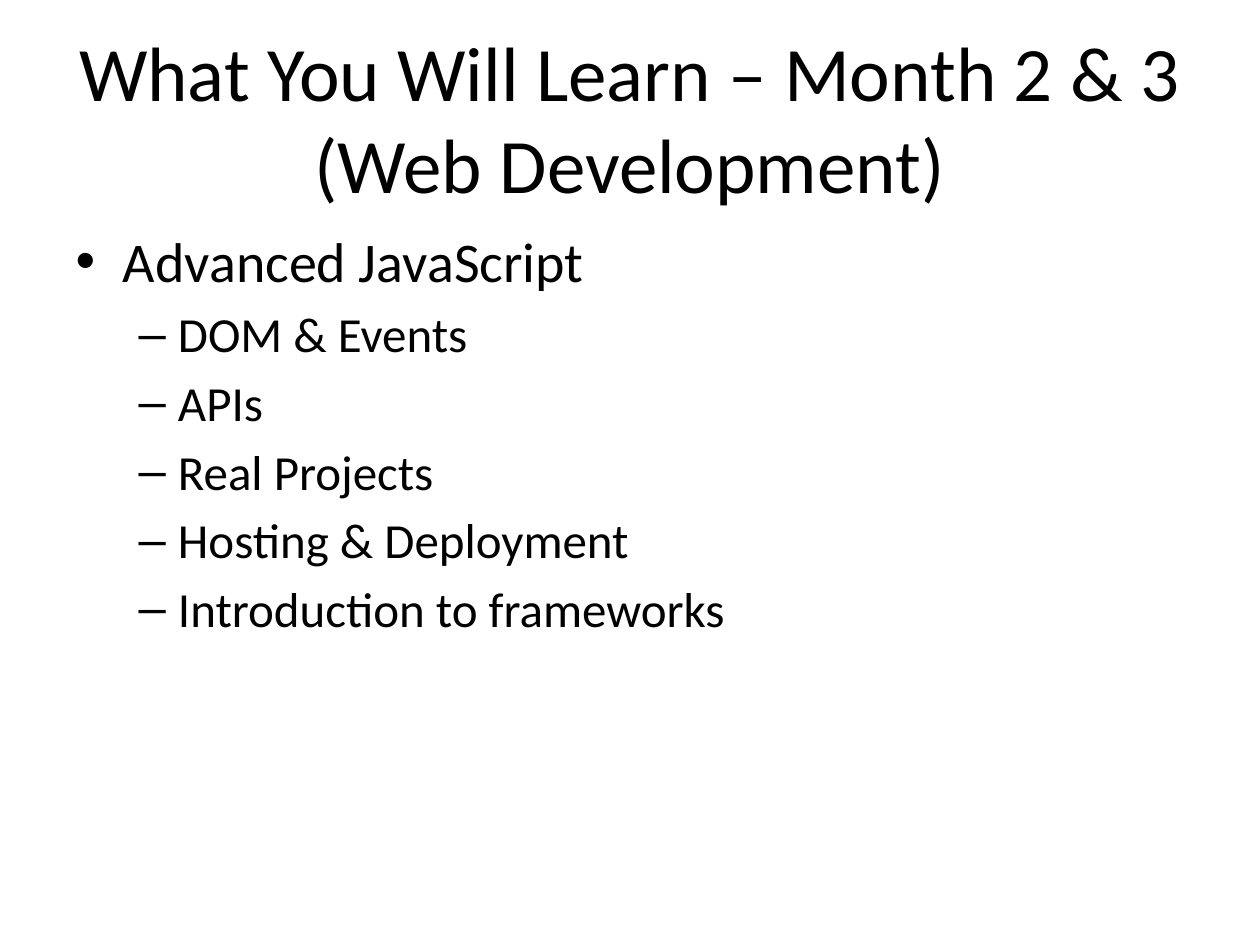
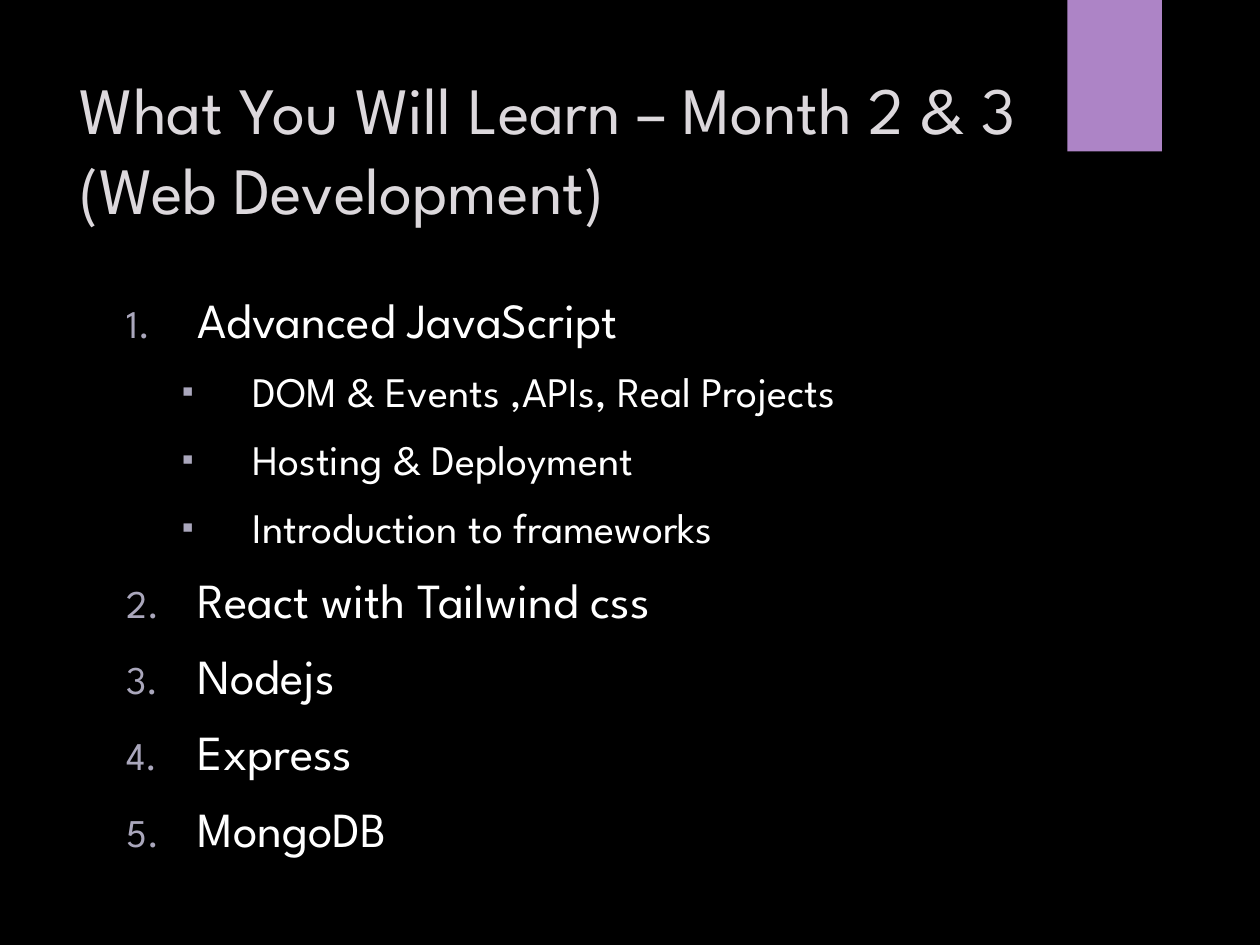
Before and after one commit to CodingBySahil/CorvitSystemPeshawarWeb, a slide deck: slide 11 of Web Designing Course/demo/Web_Designing_Demo_Class_Presentation.pptx (slide 7 before the commit). Drawn at 1260x945 pixels with LibreOffice and Linux fonts; fonts in the diff are those of the drawing; background and template pictures are left out. Boxes give left, top, right and bottom in pixels: in the first picture for what was removed or moved away, otherwise in the second. Text is boxed around its words. In the diff, an @@ line names an element or a change of style, - is before the commit and + after.

```diff
--- a/Web Designing Course/demo/Web_Designing_Demo_Class_Presentation.pptx
+++ b/Web Designing Course/demo/Web_Designing_Demo_Class_Presentation.pptx
@@ background #FFFFFF to picture (left out) @@
@@ rectangle added at (1067, 0, 1162, 151), fill #AD84C6 @@
@@ title "What You Will Learn – ...": place and size @@
-title "What You Will Learn – ..." at (79, 47, 1179, 206)
+title "What You Will Learn – ..." at (79, 88, 1015, 228)
@@ title "What You Will Learn – ..." at (79, 88, 1015, 228): size 44 to 37.8 pt, font Calibri to League Spartan, text colour #000000 to #DCD8DC; alignment centre to left; vertical alignment middle to top @@
@@ text "Advanced JavaScript": place and size @@
-text "Advanced JavaScript" at (123, 243, 725, 628)
+text "Advanced JavaScript" at (198, 304, 835, 858)
@@ text at (198, 304, 712, 544): size 32 to 28 pt in "Advanced JavaScript"; font Calibri to League Spartan, text colour #000000 to #FFFFFF in "Advanced JavaScript", "Hosting & Deployment", "Introduction to frameworks"; size 28 to 24 pt in "Hosting & Deployment", "Introduction to frameworks"; bullet • to 1.; more space between paragraphs; bullet – to ▪ @@
@@ text at (253, 378, 835, 417): text changed; size 28 to 24 pt; font Calibri to League Spartan; text colour #000000 to #FFFFFF @@
-  – DOM & Events
-  – APIs
-  – Real Projects
+  ▪ DOM & Events ,APIs, Real Projects
@@ text at (198, 584, 650, 858): paragraphs added @@
+2. React with Tailwind css
+3. Nodejs
+4. Express
+5. MongoDB
```
Also in this commit, not shown: 9 other slides changed, 5 slides added.
